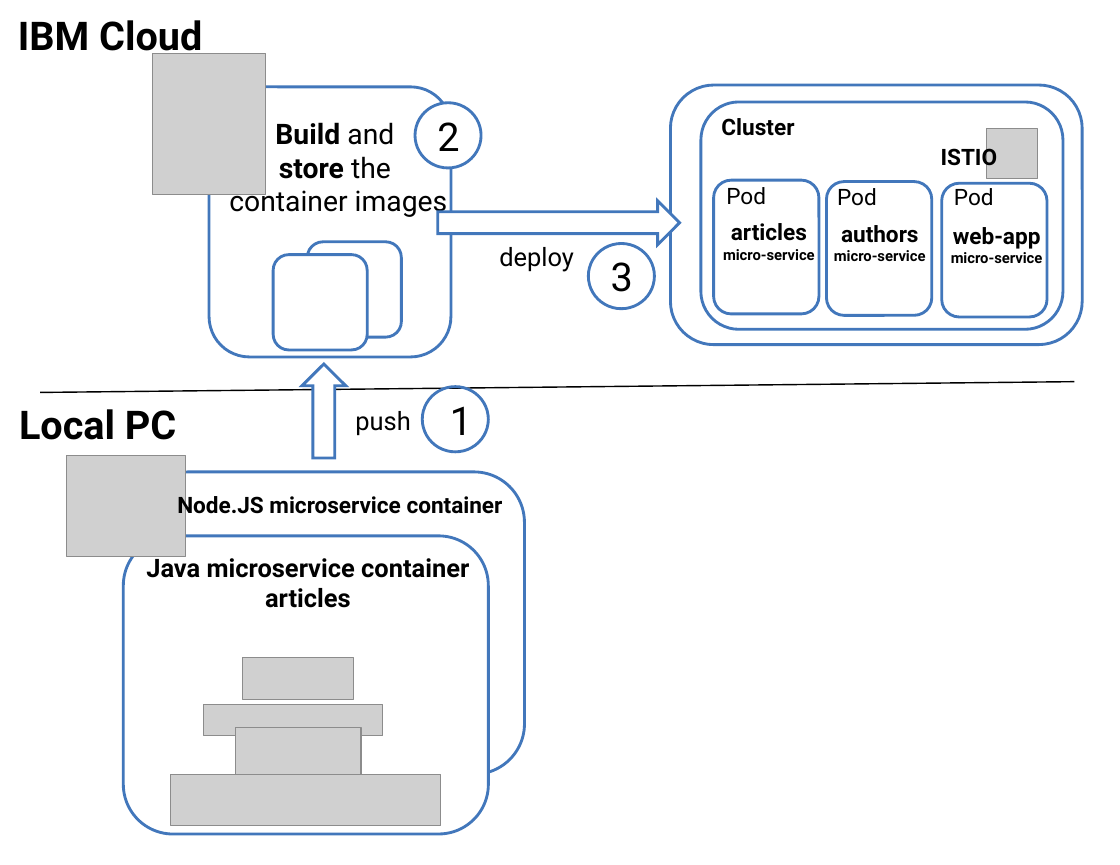
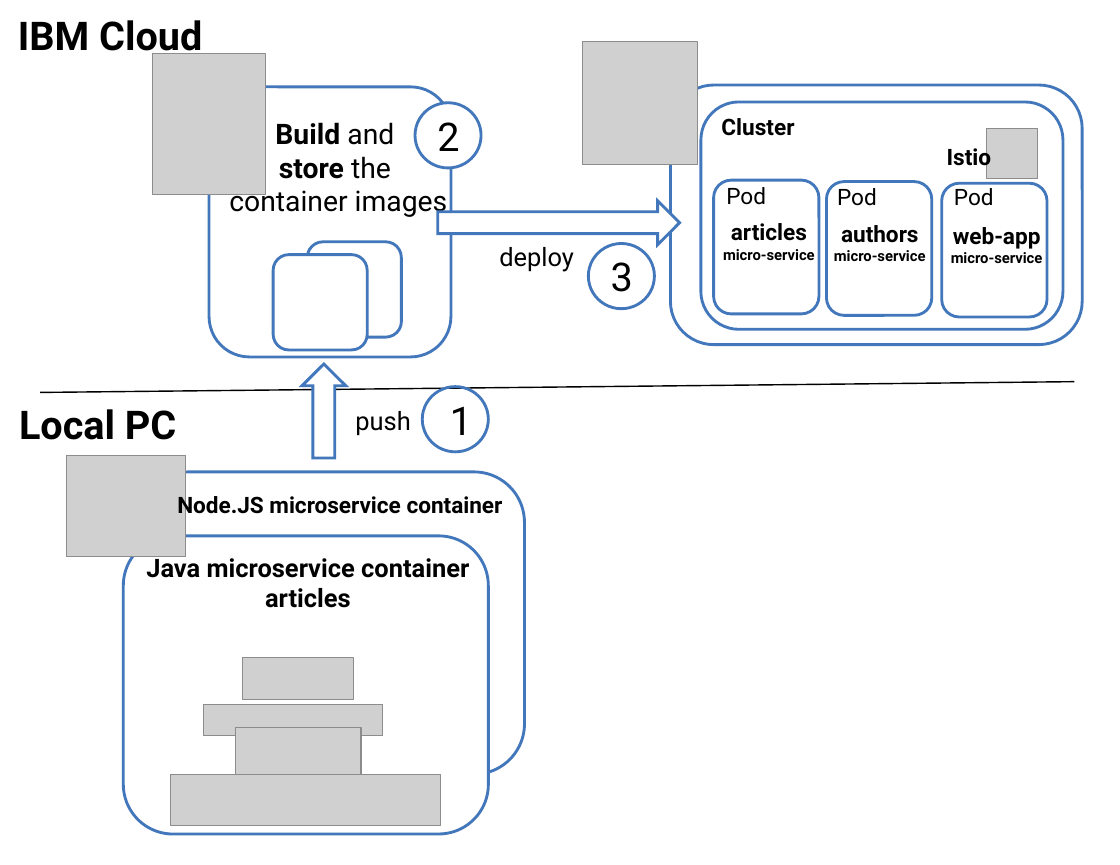
Before and after one commit to IBM/cloud-native-starter, a slide deck: slide 2 of workshop/images/architecture.pptx. Drawn at 1120x865 pixels with LibreOffice and Linux fonts; fonts in the diff are those of the drawing; grey boxes stand for pictures. Boxes give left, top, right and bottom in pixels: in the first picture for what was removed or moved away, otherwise in the second. Text is boxed around its words. In the diff, an @@ line names an element or a change of style, - is before the commit and + after.

```diff
--- a/workshop/images/architecture.pptx
+++ b/workshop/images/architecture.pptx
@@ picture added at (x1=583, y1=42, x2=697, y2=165) @@
@@ text at (x1=947, y1=145, x2=992, y2=171): text changed @@
-ISTIO
+Istio
```
Also in this commit, not shown: 1 other slide changed, 3 slides added, 13 other files.
